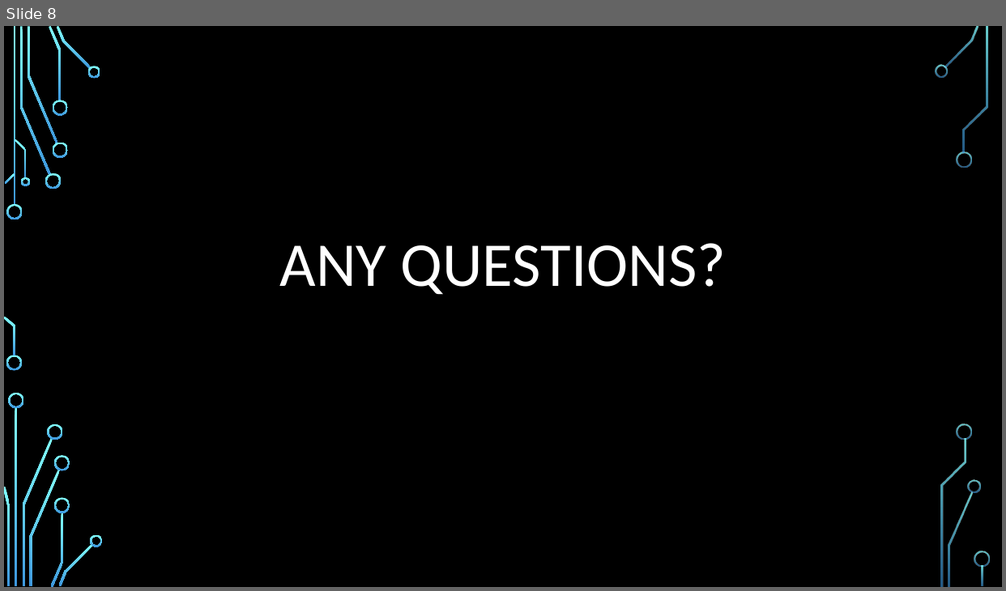
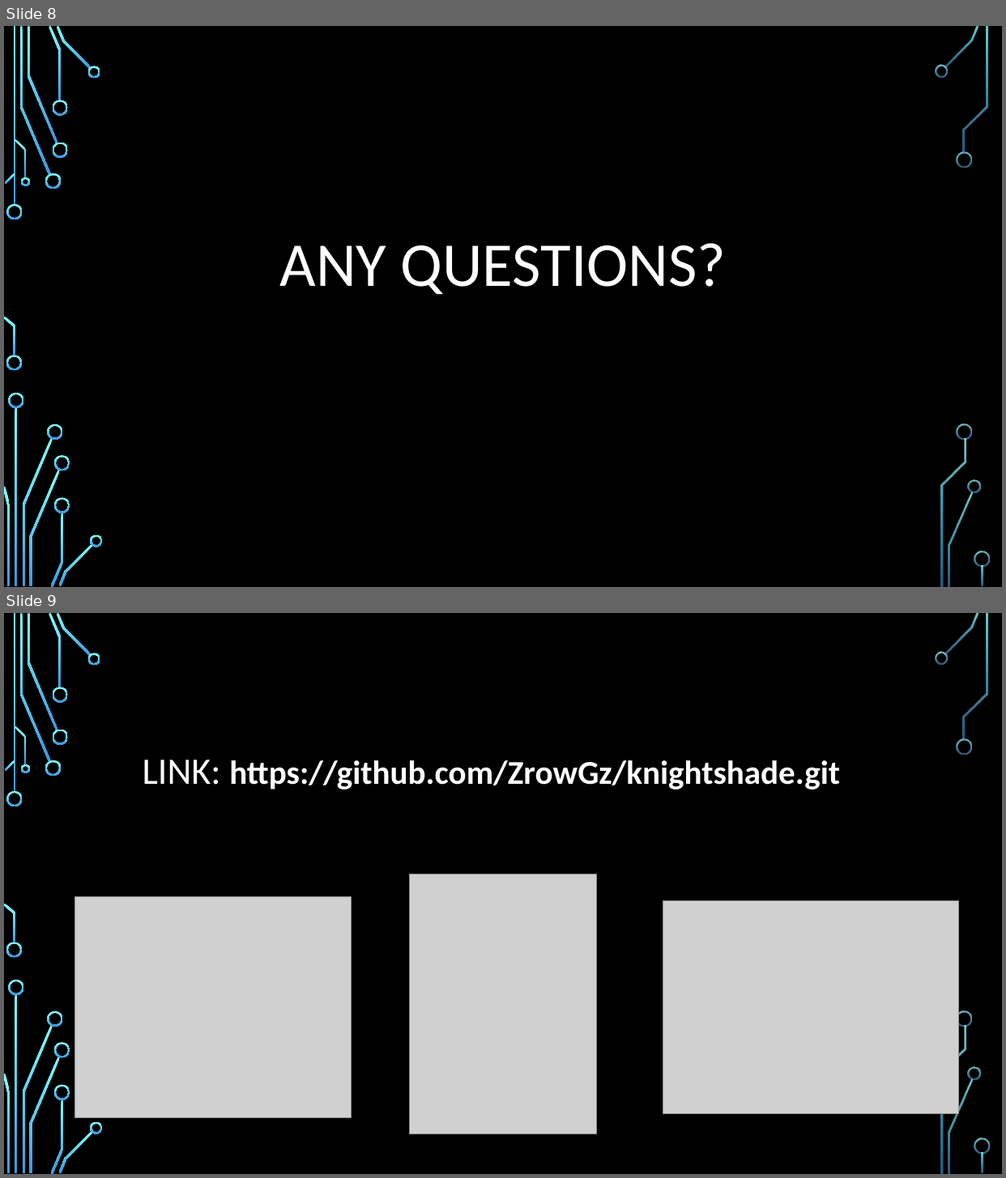
Before and after one commit to ZrowGz/knightshade, a slide deck: Knightshade_Presentation.pptx. Shown one above the other, each under a label of ours: slide 8 before the commit, slides 8 and 9 after it. The pictures are 1006x591 and 1006x1178 pixels, drawn with LibreOffice and Linux fonts; fonts in the diff are those of the drawing; grey boxes stand for pictures; background and template pictures are left out. Boxes give left, top, right and bottom in pixels: in the first picture for what was removed or moved away, otherwise in the second. Text is boxed around its words. In the diff, an @@ line names an element or a change of style, - is before the commit and + after.

```diff
--- a/Knightshade_Presentation.pptx
+++ b/Knightshade_Presentation.pptx
@@ slide 9 added at <box>4,613,1002,1174</box>, background picture (left out); not listed: 36 template elements that a slide beside it also shows @@
@@ title added at <box>143,760,840,790</box>, 32 pt, text #FFFFFF, bold @@
+LINK: https://github.com/ZrowGz/knightshade.git
@@ picture added at <box>409,875,596,1134</box> @@
@@ picture added at <box>74,897,351,1118</box> @@
@@ picture added at <box>663,901,958,1114</box> @@
```
Also in this commit, not shown: 1 slide changed, 1 slide removed.
